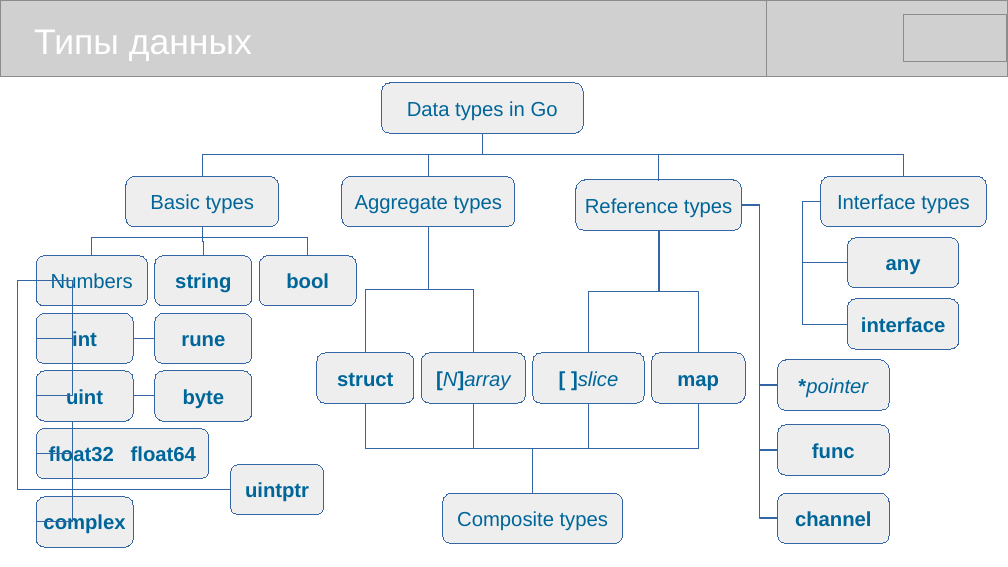
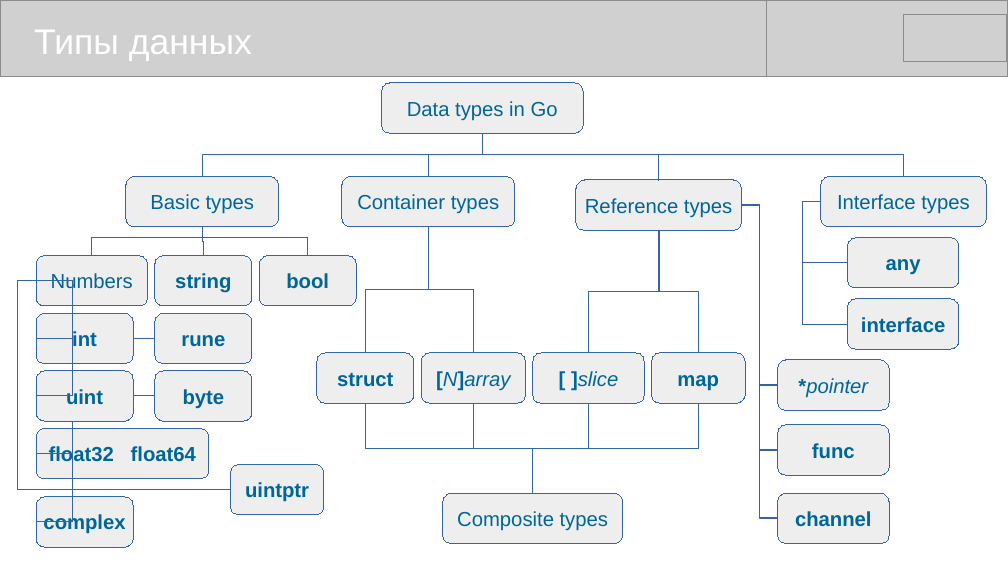
Before and after one commit to mike-shock/Go_language, a slide deck: slide 16 of Go_Review.odp. Drawn at 1008x567 pixels with LibreOffice and Linux fonts; fonts in the diff are those of the drawing; grey boxes stand for pictures. Boxes give left, top, right and bottom in pixels: in the first picture for what was removed or moved away, otherwise in the second. Text is boxed around its words. In the diff, an @@ line names an element or a change of style, - is before the commit and + after.

```diff
--- a/Go_Review.odp
+++ b/Go_Review.odp
@@ text in rounded rectangle at <box>357,194,499,214</box>: text changed @@
-Aggregate types
+Container types
```
Also in this commit, not shown: 9 other slides changed, 1 slide added, 1 other file.
